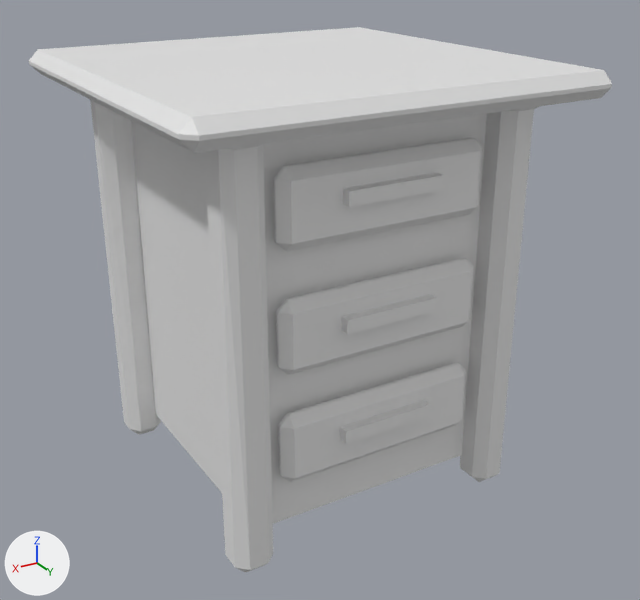
A saved change to the Blender file Assets/Blender Files/desser_fixed.blend.
Before and after are seen from a 50 mm lens placed at (3.29, 5.74, 4.3), pointed at (-0.09, 0.12, 1.49). Lighting does not change. The marker at lower left points along +X, +Y and +Z.
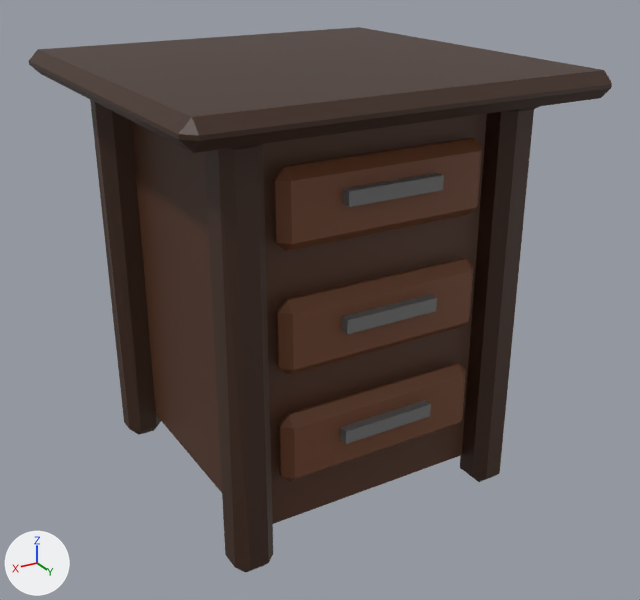
Where the change shows, as pixel boxes (x1, y1, x2, y2) in the pictures (640 x 600 px):
part 1 of me_cube_001, recoloured (white to brown): (29, 27, 612, 153) in both
part 2 of me_cube_001, recoloured (grey to brown): (90, 100, 534, 573) in both
part 3 of me_cube_001, recoloured (grey to brown): (131, 114, 487, 524) in both
part 4 of me_cube_001, recoloured (grey to brown): (273, 138, 482, 482) in both
part 5 of me_cube_001, recoloured: (340, 173, 444, 444) in both

The change, as a list of edits to the scene's bpy script:
```text
Add mat_drawer:
    mat_drawer = principled_material('Drawer')
    mat_drawer.base_color = (0.165, 0.0568, 0.0231)  # brown #71432a
Add mat_inner_box:
    mat_inner_box = principled_material('Inner Box')
    mat_inner_box.base_color = (0.0826, 0.03, 0.0131)  # brown #51301e
Add mat_handles:
    mat_handles = principled_material('Handles')
    mat_handles.base_color = (0.17, 0.17, 0.17)  # grey #737373
Add mat_outer_trim:
    mat_outer_trim = principled_material('Outer Trim')
    mat_outer_trim.base_color = (0.0482, 0.0185, 0.00857)  # brown #3e2517
Change me_cube_001:
    where me_cube_001.from_pydata(...)  # 836 vertices, 849 faces; spans x -1.59..1.58, y -1.61..1.56, z -0.97..2.36
    used by ob_cube; location = (0.0, 0.0, 1.002)
    me_cube_001 part 1: 482 of the faces centred in x -1.59..1.58, y -1.61..1.56, z 2.13..2.36 switch from no material to mat_outer_trim (brown #3e2517)
    me_cube_001 part 2: 68 of the faces centred in x -1.23..1.23, y -1.23..1.23, z -0.97..0.95 switch from no material to mat_outer_trim (brown #3e2517)
    me_cube_001 part 3: all 2 faces centred in x 0.0..1.0, y 0.0..1.0, z 0.71 switch from no material to mat_inner_box (brown #51301e)
    me_cube_001 part 4: 270 of the faces centred in x -0.81..0.82, y 1.0..1.17, z -0.37..1.91 switch from no material to mat_drawer (brown #71432a)
    me_cube_001 part 5: all 24 faces centred in x -0.37..0.37, y 1.21..1.24, z -0.1..1.74 switch from no material to mat_handles (grey #727272)
```
